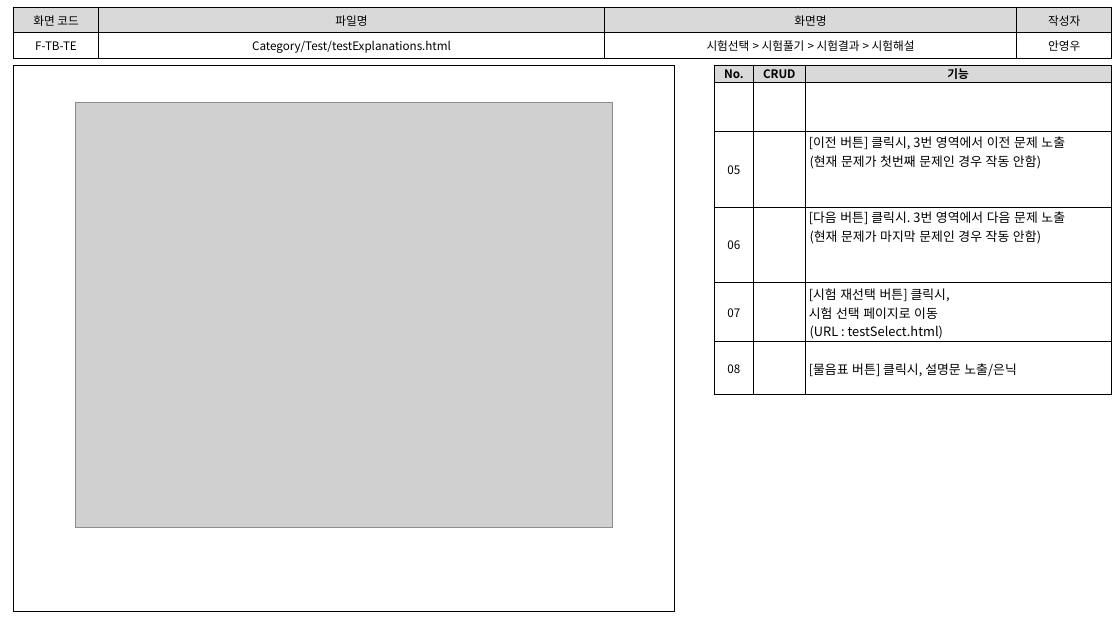
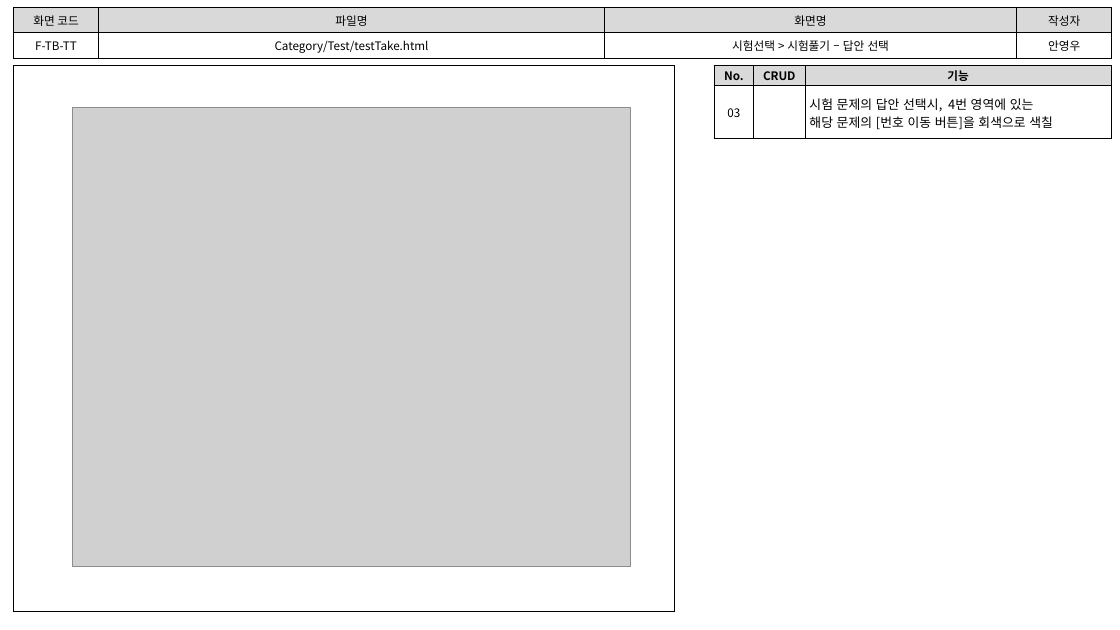
Before and after one commit to index506/cosmo6th_3thGroup, a slide deck: slide 7 of Text/02.화면설계도/3th_Project_화면 설계도(6기_안영우).pptx (slide 10 before the commit). Drawn at 1120x630 pixels with LibreOffice and Linux fonts; fonts in the diff are those of the drawing; grey boxes stand for pictures. Boxes give left, top, right and bottom in pixels: in the first picture for what was removed or moved away, otherwise in the second. Text is boxed around its words. In the diff, an @@ line names an element or a change of style, - is before the commit and + after.

```diff
--- a/Text/02.화면설계도/3th_Project_화면 설계도(6기_안영우).pptx
+++ b/Text/02.화면설계도/3th_Project_화면 설계도(6기_안영우).pptx
@@ table at (13, 8, 1112, 57) @@
-row 2: F-TB-TE | Category/Test/testExplanations.html | 시험선택 > 시험풀기 > 시험결과 > 시험해설 | 안영우
+row 2: F-TB-TT | Category/Test/testTake.html | 시험선택 > 시험풀기 – 답안 선택 | 안영우
@@ table removed at (714, 66, 1111, 381), 6 rows, 3 columns @@
-No. | CRUD | 기능
- |  | 
-05 |  | [이전 버튼] 클릭시, 3번 영역에서 이전 문제 노출 (현재 문제가 첫번째 문제인 경우 작동 안함)
-06 |  | [다음 버튼] 클릭시. 3번 영역에서 다음 문제 노출 (현재 문제가 마지막 문제인 경우 작동 안함)
-07 |  | [시험 재선택 버튼] 클릭시, 시험 선택 페이지로 이동 (URL : testSelect.html)
-08 |  | [물음표 버튼] 클릭시, 설명문 노출/은닉
@@ table added at (714, 66, 1111, 139), 2 rows, 3 columns @@
+No. | CRUD | 기능
+03 |  | 시험 문제의 답안 선택시, 4번 영역에 있는 해당 문제의 [번호 이동 버튼]을 회색으로 색칠
@@ picture: place and size @@
-picture at (76, 103, 613, 528)
+picture at (73, 108, 631, 567)
```
Also in this commit, not shown: 8 other slides changed, 2 slides removed, 1 other file.
